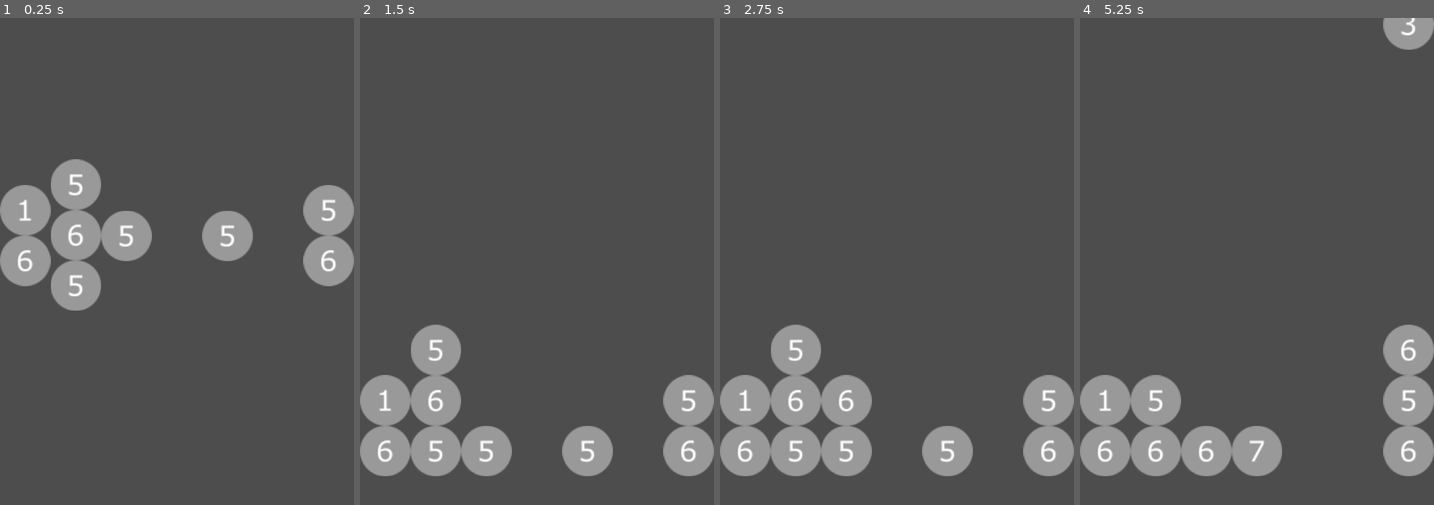
Above: before the commit, frames 1-4 (left to right).
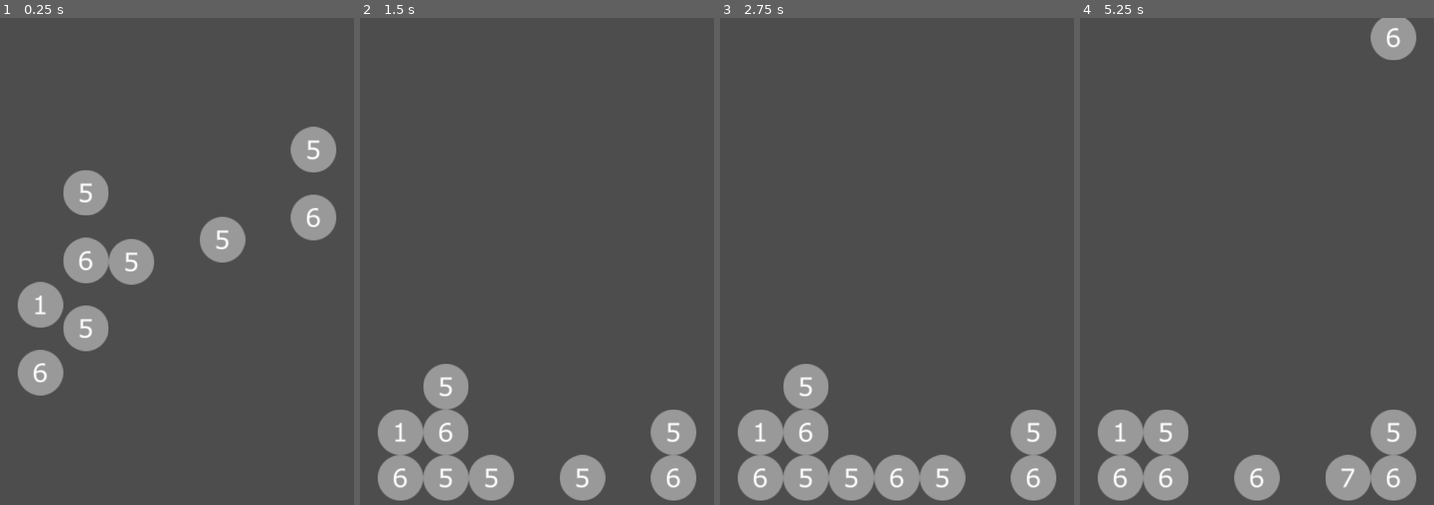
Above: after the commit, the same moments.

Repository: khkwan0/drop7_clone
Game: Godot game, scene res://main.tscn
Two runs of this game, one before a commit and one after it. Both use one fixed random seed, a clock stepped at 60 frames per second and the inputs below.
Inputs (mouse positions are in pixels of both pictures, inside the frame that each line leads up to):
- Up to frame 1 (0.25 s): no input
- Up to frame 2 (1.5 s): move the mouse to (614, 256) at 0.52 s; tap 1 (key1) at 0.6 s; tap 2 (key2) at 0.8, 1.35 s; move the mouse to (466, 310) at 1.27 s
- Up to frame 3 (2.75 s): tap 3 (key3) at 1.55, 2.1 s; tap Enter at 2 s; move the mouse to (932, 168) at 2.02 s; tap 4 (key4) at 2.3 s
- Up to frame 4 (5.25 s): move the mouse to (1239, 388) at 2.77 s; tap 4 (key4) at 2.85 s; tap 5 (key5) at 3.05, 3.6 s; move the mouse to (1363, 363) at 3.52 s; tap 6 (key6) at 3.8, 4.35 s; tap Space at 4.25 s; move the mouse to (1150, 203) at 4.27 s; tap 7 (key7) at 4.55, 5.1 s; move the mouse to (1274, 285) at 5.02 s

The runs differ from the first frame. In frame 1, 13% of the frame differs, in the area x 0-100%, y 22-78%; in frame 2, 12%; in frame 3, 14%, in the area x 0-100%, y 62-100%; in frame 4, 13%.

Commit message:
feat: move up and spawn new row

Diff:
--- a/board.tscn
+++ /dev/null
@@ -1,6 +0,0 @@
-[gd_scene load_steps=2 format=3 uid="uid://bstpqh1t1epct"]
-
-[ext_resource type="Script" path="res://main.gd" id="1_gqfp3"]
-
-[node name="Board2" type="CanvasLayer"]
-script = ExtResource("1_gqfp3")
--- a/chip.gd
+++ b/chip.gd
@@ -1,24 +1,53 @@
-extends RigidBody2D
+extends Node2D
 
-var _scale = Vector2(1, 1)
+var sprite_height = 48
+var scale_factor = 1
+var win_height = ProjectSettings.get_setting("display/window/size/viewport_height")
+@export var drop_speed = 30
 # Called when the node enters the scene tree for the first time.
 func _ready():
+	sprite_height = $Sprite2D.texture.get_height()
 	pass
-
 
 # Called every frame. 'delta' is the elapsed time since the previous frame.
 func _process(delta):
 	pass
 
-func _set_scale(__scale):
-	_scale = __scale
-	$Sprite2D.scale = _scale
-
+func _set_scale(lane_width):
+	scale_factor = lane_width / sprite_height
+	$Sprite2D.scale = Vector2(scale_factor, scale_factor)
 
 func _set_collision(__extents):
-	$CollisionShape2D.shape.extents = __extents
+	#  $CollisionShape2D.shape.extents = __extents
+	pass
 
 func explode():
 	for i in 5:
-		$Sprite2D.scale = Vector2(_scale.x + (i / 5), _scale.y + (i / 5))
+		$Sprite2D.scale = Vector2($Sprite2D.scale.x + (i / 5), $Sprite2D.scale.y + (i / 5))
 		await get_tree().create_timer(0.01).timeout
+
+func move_up(target_row):
+	var target_pixel = (target_row * sprite_height * scale_factor) + win_height / 2 * 0.7
+	position.y = target_pixel
+
+# this sets position at the top of the board to drop
+func set_initial_position(col, row, lane_width, padding):
+	position.x = lane_width * col + lane_width/2 + padding
+	position.y = row * lane_width - 6 * lane_width
+
+func set_new_chip_position(col, row, lane_width, padding):
+	var height = $Sprite2D.texture.get_height()
+	position.y = (row * height * scale_factor) + win_height /2 * 0.7
+	position.x = lane_width * col + lane_width/2 + padding
+
+func drop(target_row):
+	var i = 0
+	var height = $Sprite2D.texture.get_height()
+	var target_pixel = (target_row * height * scale_factor) + win_height / 2 * 0.7
+	#target_pixel -= 250
+	#print (position.y)
+	while position.y < target_pixel:
+		position.y += drop_speed
+		await get_tree().create_timer(0.01).timeout
+		i += 1
+	position.y = target_pixel
--- a/chip.tscn
+++ b/chip.tscn
@@ -1,21 +1,8 @@
-[gd_scene load_steps=4 format=3 uid="uid://dc1e42ds7xliw"]
+[gd_scene load_steps=2 format=3 uid="uid://lrgq1463n43u"]
 
 [ext_resource type="Script" path="res://chip.gd" id="1_2rsxm"]
-[ext_resource type="Texture2D" uid="uid://bsq73jfc6jdjc" path="res://art/chip.png" id="1_8itjn"]
 
-[sub_resource type="RectangleShape2D" id="RectangleShape2D_6s1wy"]
-size = Vector2(48, 48)
-
-[node name="Chip" type="RigidBody2D"]
-gravity_scale = 10.0
-can_sleep = false
-lock_rotation = true
-linear_velocity = Vector2(0, 22)
+[node name="chip_2" type="Node2D"]
 script = ExtResource("1_2rsxm")
-metadata/_edit_group_ = true
 
 [node name="Sprite2D" type="Sprite2D" parent="."]
-texture = ExtResource("1_8itjn")
-
-[node name="CollisionShape2D" type="CollisionShape2D" parent="."]
-shape = SubResource("RectangleShape2D_6s1wy")
--- a/main.gd
+++ b/main.gd
@@ -2,17 +2,18 @@
 
 var clicked = false
 var max_chip_value = 7
-var width = max_chip_value
+var max_columns = max_chip_value
 var height = max_chip_value
 var board = []
-var moves = 0
+@export var moves = 0
 var animating = false
-@export var moves_per_round = 7
+@export var moves_per_round = 5
+@export_range(0, 1) var padding_percentage = 0.1
 
 var rng = RandomNumberGenerator.new()
 var current_value = rng.randi_range(1, max_chip_value)
 
-var chip = preload("res://chip.tscn")
+var chip_template = preload("res://chip.tscn")
 var chip_texture = [
 	preload("res://art/chip1.png"),
 	preload("res://art/chip2.png"),
@@ -23,16 +24,24 @@
 	preload("res://art/chip7.png")
 ]
 
+var new_chip_texture = preload("res://art/chip.png")
+var cracked_chip_texture = preload("res://art/chip.png")
+
 var lane_width
 var mode = 'blitz'
 
 func spawn_chip(val, col, height):
-	var tile = chip.instantiate()
+	var tile = chip_template.instantiate()
 	tile.get_node("Sprite2D").texture = chip_texture[val]
-	tile._set_scale(Vector2(lane_width / 48, lane_width / 48))
-	tile._set_collision(Vector2(lane_width / 2, lane_width / 2))
-	tile.position = Vector2(lane_width * col + lane_width/2, -1 * height)
+	tile._set_scale(lane_width)
+	# tile._set_collision(Vector2(lane_width / 2, lane_width / 2))
+	var row = height
+	if row < 0:
+		row = row * -1
+	tile.set_initial_position(col, row, lane_width, get_viewport().get_visible_rect().size.x * padding_percentage / 2)
+	# tile.position = Vector2(lane_width * col + lane_width/2, -1 * height * 48 + 240)
 	add_child(tile)
+	tile.drop(row)
 	return tile
 
 func _ready():
@@ -42,8 +51,8 @@
 	await get_tree().create_timer(seconds).timeout
 
 func start_game():
-	lane_width = get_viewport().get_visible_rect().size.x/width
-	for x in width:
+	lane_width = get_viewport().get_visible_rect().size.x * (1 - padding_percentage) / max_columns
+	for x in max_columns:
 		board.append([])
 		for y in height:
 			board[x].append({"val": 0, "chip": null, "to_delete": false})
@@ -52,7 +61,7 @@
 		var number_of_starting_chips = 28
 		var row = height - 1
 		while row > 0 && number_of_starting_chips > 0:
-			for col in width:
+			for col in max_columns:
 				board[col][row].val = rng.randi_range(1, max_chip_value)
 				number_of_starting_chips -= 1
 			row -= 1
@@ -60,20 +69,20 @@
 		var clear_count = 0
 		clear_count = scan_and_clear()
 		while clear_count > 0:
-			for i in width:
+			for i in max_columns:
 				for j in height:
 					if board[i][j].to_delete:
 						board[i][j].val = 0
 						board[i][j].to_delete = false
 			coalesce_board()
 			clear_count = scan_and_clear()
-
-		row = height - 1
-		while row >= 0:
-			for col in width:
+		for col in max_columns:
+			row = height - 1
+			while row >= 0:
 				if board[col][row].val != 0:
 					board[col][row].chip = spawn_chip(board[col][row].val - 1, col, -1 * row)
-			row -= 1
+					await pause(.01)
+				row -= 1
 
 func coaelesce_column(col):
 	var coalesce_count = 0
@@ -89,6 +98,8 @@
 					found = true
 					board[col][row].val = board[col][_row].val
 					board[col][row].chip = board[col][_row].chip
+					if board[col][row].chip != null:
+						board[col][row].chip.drop(row)
 					board[col][row].to_delete = false
 					board[col][_row].val = 0
 					board[col][_row].to_delete = false
@@ -99,7 +110,7 @@
 	return coalesce_count
 
 func coalesce_board():
-	for col in width:
+	for col in max_columns:
 		var coalesce_count = coaelesce_column(col)
 		while coalesce_count > 0:
 			coalesce_count = coaelesce_column(col)
@@ -118,7 +129,7 @@
 
 	if left >= 0:
 		break_armor(left, row)
-	if right < width - 1:
+	if right < max_columns - 1:
 		break_armor(right, row)
 	if below < height - 1:
 		break_armor(col, below)
@@ -130,20 +141,18 @@
 
 	for row in height:
 		var col = 0
-		while col < width:
+		while col < max_columns:
 			if board[col][row].val == 0:
 				col += 1
 			else:
 				var run_length = 0
 				var start_column = col
-				while col < width && board[col][row].val != 0:
+				while col < max_columns && board[col][row].val != 0:
 					run_length += 1
 					col += 1
 				for i in run_length:
 					if board[start_column + i][row].val == run_length && !board[start_column + i][row].to_delete:
 						board[start_column + i][row].to_delete = true
-						if board[start_column + i][row].chip:
-							board[start_column + i][row].chip.freeze = true
 						clear_count += 1
 	return clear_count
 
@@ -173,7 +182,7 @@
 	var clear_count = 0
 
 	# clear the columns
-	for _col in width:
+	for _col in max_columns:
 		clear_count += clear_column(_col)
 
 	# clear the rows
@@ -187,7 +196,7 @@
 
 func delete_tiles():
 	var deleted_count = 0
-	for col in width:
+	for col in max_columns:
 		for row in height:
 			if board[col][row].to_delete:
 				await board[col][row].chip.explode()
@@ -195,8 +204,34 @@
 				board[col][row].chip.queue_free()
 				board[col][row].to_delete = false
 				deleted_count += 1
-				await get_tree().create_timer(0.1).timeout
+				await get_tree().create_timer(0.01).timeout
 	return deleted_count
+
+func add_row():
+	#  move everything up 1
+	var col = 0
+	while col < max_columns:
+		var row = 0
+		while row < height - 1:
+			if board[col][row + 1].val != 0:
+				board[col][row].val = board[col][row + 1].val
+				board[col][row].chip = board[col][row + 1].chip
+				if board[col][row + 1].chip != null:
+					board[col][row + 1].chip.move_up(row)
+			row += 1
+		col += 1
+
+	# spawn a new row
+	col = 0
+	while col < max_columns:
+		var tile = chip_template.instantiate()
+		tile.get_node("Sprite2D").texture = new_chip_texture
+		tile._set_scale(lane_width)
+		tile.set_new_chip_position(col, 6, lane_width, get_viewport().get_visible_rect().size.x * padding_percentage / 2)
+		add_child(tile)
+		board[col][6] = {"val": -2, "chip": tile, "to_delete": false}
+		col += 1
+
 
 func do_drop(_col):
 	if !animating:
@@ -205,26 +240,22 @@
 		var col = _col - 1
 		if board[col][row].val == 0:
 			moves += 1
-			var tile = chip.instantiate()
-			tile.get_node("Sprite2D").texture = chip_texture[current_value - 1]
-			tile.get_node("Sprite2D").scale = Vector2(lane_width / 48, lane_width / 48)
-			tile.get_node("CollisionShape2D").shape.extents = Vector2(lane_width / 2, lane_width / 2)
-			tile.position = Vector2(lane_width * col + lane_width/2, 0)
-			add_child(tile)
 			var found = false
 			while row < height && !found:
 				if row == height - 1 || board[col][row + 1].val != 0:
 					found = true
 				else:
 					row += 1
-			board[col][row] = {"val": current_value, "chip": tile, "to_delete": false}
+			board[col][row] = {"val": current_value, "chip": spawn_chip(current_value - 1, col, row), "to_delete": false}
 		await get_tree().create_timer(0.5).timeout
 		var clear_count = scan_and_clear()
 		while clear_count > 0:
 			var deleted_count = await delete_tiles()
 			coalesce_board()
-			await get_tree().create_timer(0.5).timeout
+			await get_tree().create_timer(1).timeout
 			clear_count = scan_and_clear()
+		if moves % moves_per_round == 0:
+			add_row()
 		animating = false
 		current_value = rng.randi_range(1, 7)
 
--- a/main.tscn
+++ b/main.tscn
@@ -1,17 +1,6 @@
-[gd_scene load_steps=3 format=3 uid="uid://joiq2o0auc8k"]
+[gd_scene load_steps=2 format=3 uid="uid://joiq2o0auc8k"]
 
 [ext_resource type="Script" path="res://main.gd" id="1_tkk6s"]
 
-[sub_resource type="RectangleShape2D" id="RectangleShape2D_kjudc"]
-size = Vector2(480, 100)
-
 [node name="Main" type="Node"]
 script = ExtResource("1_tkk6s")
-
-[node name="RigidBody2D" type="RigidBody2D" parent="."]
-gravity_scale = 0.0
-freeze = true
-
-[node name="CollisionShape2D" type="CollisionShape2D" parent="RigidBody2D"]
-position = Vector2(240, 670)
-shape = SubResource("RectangleShape2D_kjudc")
